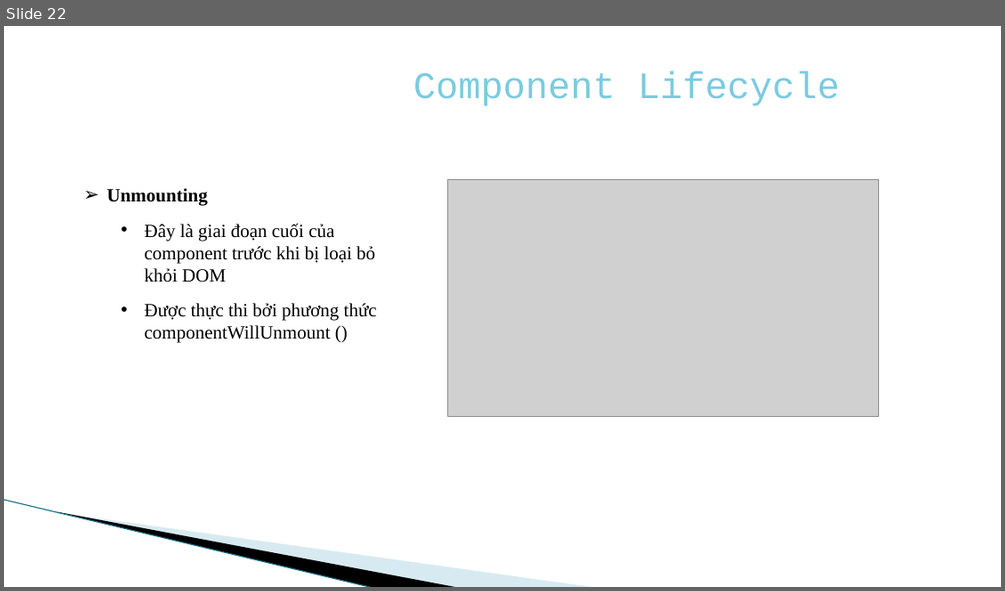
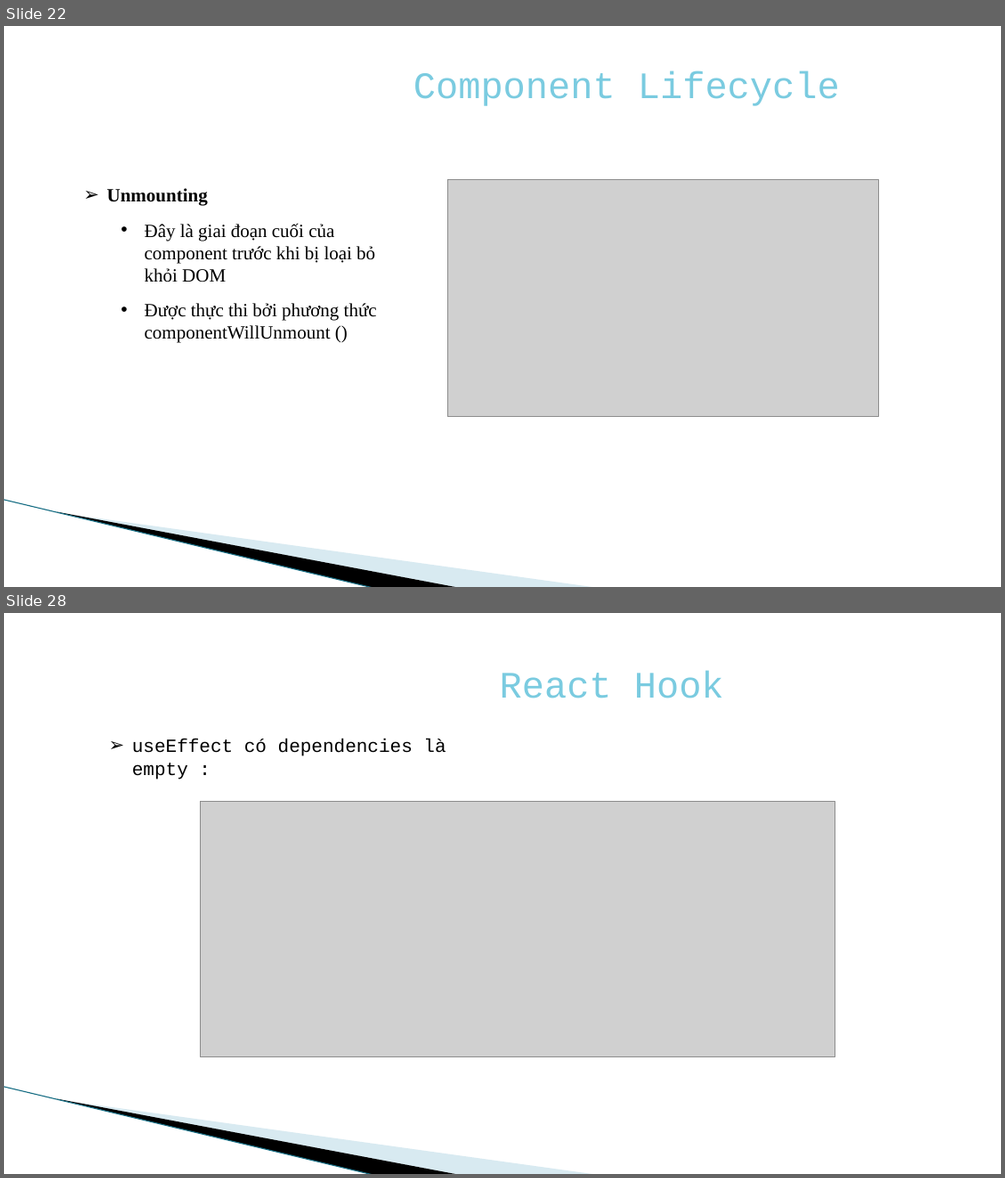
Before and after one commit to dungtranviet/demo, a slide deck: reactjs.pptx. Shown one above the other, each under a label of ours: slide 22 before the commit, slides 22 and 28 after it; the slides between them are not shown. The pictures are 1005x591 and 1005x1178 pixels, drawn with LibreOffice and Linux fonts; fonts in the diff are those of the drawing; grey boxes stand for pictures; background and template pictures are left out. Boxes give left, top, right and bottom in pixels: in the first picture for what was removed or moved away, otherwise in the second. Text is boxed around its words. In the diff, an @@ line names an element or a change of style, - is before the commit and + after.

```diff
--- a/reactjs.pptx
+++ b/reactjs.pptx
@@ slide 28 added at (4, 613, 1001, 1174), background #FFFFFF; not listed: 3 template elements that a slide beside it also shows @@
@@ text added at (500, 671, 724, 698), 36 pt, text #7ACBE0 @@
+React Hook
@@ text added at (132, 738, 445, 779), 18 pt, text #000000 @@
+➢ useEffect có dependencies là empty :
@@ picture added at (200, 802, 834, 1056) @@
```
Also in this commit, not shown: 9 other slides added, 6 other files.
